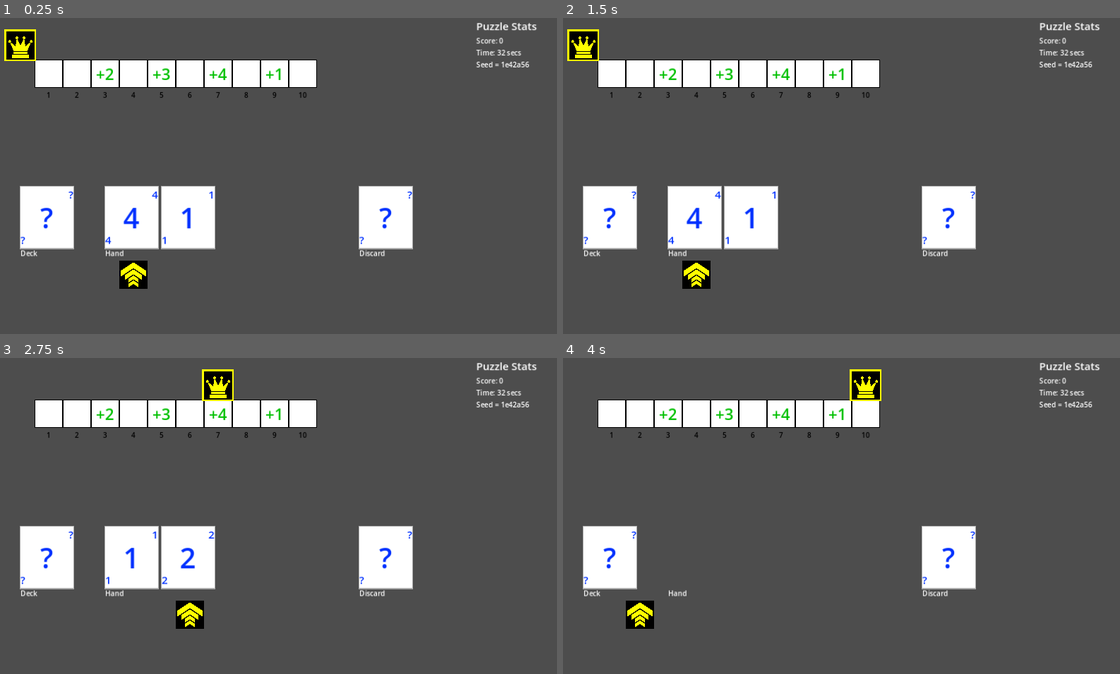
Above: before the commit, frames 1-4 (two rows, left to right).
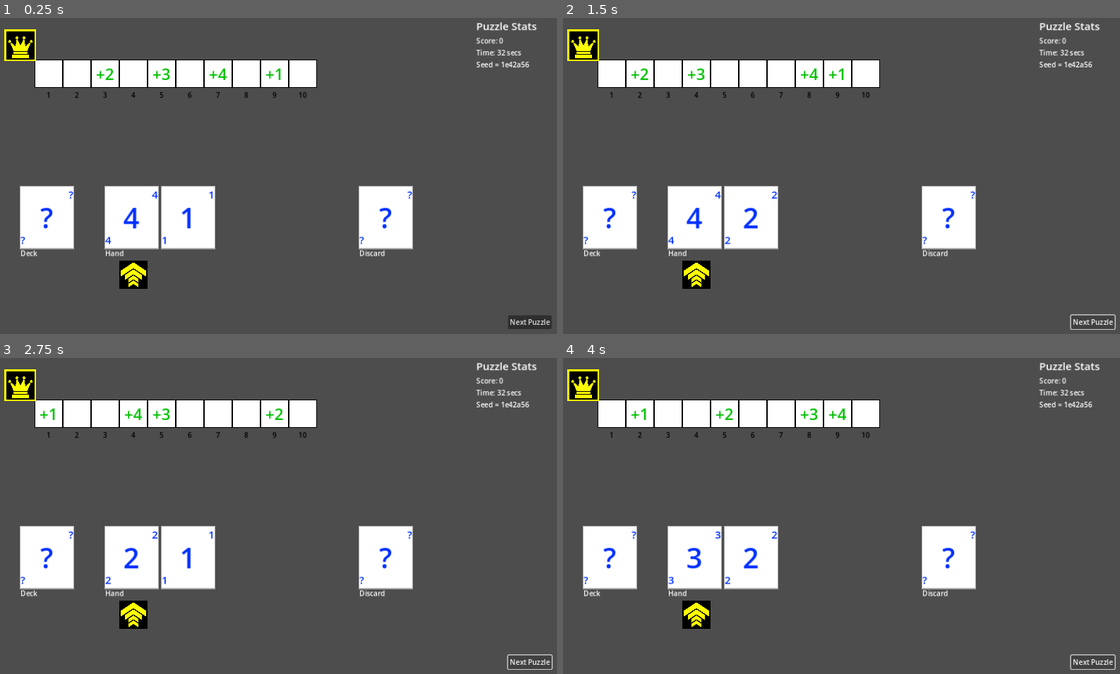
Above: after the commit, the same moments.

Repository: nathanleiby/trijam-250
Game: Godot game, scene res://gameplay/gameplay.tscn
Same seed, same stepped clock (60 frames per second), same inputs: the game is played once before the commit and once after it.
Inputs (mouse positions are in pixels of both pictures, inside the frame that each line leads up to):
- Up to frame 1 (0.25 s): no input
- Up to frame 2 (1.5 s): click (1092, 321) at 0.5 s, where only the run after the commit has a clickable "Next Puzzle"; click (1092, 321) at 1.25 s, where only the run after the commit has a clickable "Next Puzzle"
- Up to frame 3 (2.75 s): tap Enter at 2 s; hold Right (move_right) from 2.03 s (still down); tap Space (accept) at 2.1 s
- Up to frame 4 (4 s): tap Space (accept) at 2.75, 2.85, 3.5, 3.6 s; release Right (move_right) at 2.78 s; hold Left (move_left) 2.78-3.53 s; hold Right (move_right) from 3.53 s (still down)

The runs differ from the first frame. In frame 1, 0.3% of the frame differs, in the area x 91-99%, y 94-99%; in frame 2, 0.6%; in frame 3, 2.7%; in frame 4, 6.4%, in the area x 0-100%, y 3-99%.

Commit message:
'next puzzle' not working

Diff:
--- a/gameplay/gameplay.gd
+++ b/gameplay/gameplay.gd
@@ -18,9 +18,7 @@
 const DECK_SIZE = 4
 
 # game state
-var board: Array = []
 var deck: Array = []
-var hand: Array = []
 
 func get_hand_size() -> int:
 	return playerMatHandCards.get_child_count()
@@ -32,11 +30,11 @@
 
 func _process(_delta: float) -> void:
 	if Input.is_action_just_pressed("move_left"):
-		select_indicator_idx = clamp(select_indicator_idx - 1, 0, get_hand_size() - 1)
+		select_indicator_idx = clamp(select_indicator_idx - 1, 0, max(get_hand_size() - 1, 0))
 	if Input.is_action_just_pressed("move_right"):
-		select_indicator_idx = clamp(select_indicator_idx + 1, 0, get_hand_size() - 1)
+		select_indicator_idx = clamp(select_indicator_idx + 1, 0, max(get_hand_size() - 1, 0))
 	if Input.is_action_just_pressed("accept"):
-		var card_value = discard_card(select_indicator_idx)
+		var card_value = play_card(select_indicator_idx)
 		player_position += card_value
 		draw_card()
 
@@ -50,25 +48,15 @@
 	get_tree().paused = true
 
 
+func next_puzzle():
+	generate_board()
+	generate_deck()
+	generate_hand()
+	player_position = -1
+
 func _ready():
-	# generate _board
-	board = generate_board()
-	for i in range(board.size()):
-		var tile = tileScene.instantiate()
-		tile.position = Vector2(i * TILE_SIZE, 0)
-		tiles.add_child(tile)
-		tile.bonus_value = board[i]
-		tile.idx_value = i + 1
+	next_puzzle()
 
-	# generate player setup (deck, hand, ..)
-	generate_deck()
-	for i in range(HAND_SIZE):
-		draw_card()
-
-	# add cards to deck
-	# add cards to discard, later (maybe show a dotted line to start)
-
-	player_position = -1
 
 
 func generate_deck():
@@ -87,16 +75,18 @@
 	card.card_value = next_card_value
 	playerMatHandCards.add_child(card)
 
-	# relayout all cards in hand
+	_ui_relayout_cards_in_hand()
+
+func _ui_relayout_cards_in_hand():
 	var i = 0
 	for c in playerMatHandCards.get_children():
 		c.position = Vector2(i * 128, 0)
 		i += 1
 
 # returns the card_value of the discarded card
-func discard_card(idx: int) -> int:
-	# game state
-	# var cardNodes: Array[Node] = playerMatHandCards.get_children()
+func play_card(idx: int) -> int:
+	select_indicator_idx = 0
+
 	var cardsChildren = playerMatHandCards.get_children()
 	if cardsChildren.size() == 0:
 		return 0
@@ -106,6 +96,7 @@
 	playerMatHandCards.remove_child(card)
 	card.queue_free()
 
+	_ui_relayout_cards_in_hand()
 
 	# keep count of discarded cards
 	# playerMatDiscard.add_child(card)
@@ -113,6 +104,7 @@
 	return value
 
 func generate_board():
+	# phase (1): generate the underlying data for the board
 	var total_steps: int = 0
 	for i in range(1, DECK_SIZE + 1):
 		total_steps += i
@@ -130,10 +122,36 @@
 			pos = randi() % total_steps
 		_board[pos] = i
 
-	return _board
+	# phase (2): generate the Node representation of the board
+
+	# purge existing tiles in game board
+	for c in tiles.get_children():
+		tiles.remove_child(c)
+		c.queue_free()
+
+	for i in range(_board.size()):
+		var tile = tileScene.instantiate()
+		tile.position = Vector2(i * TILE_SIZE, 0)
+		tiles.add_child(tile)
+		tile.bonus_value = _board[i]
+		tile.idx_value = i + 1
+
+
+func generate_hand():
+	# remove existing cards
+	for c in playerMatHandCards.get_children():
+		playerMatHandCards.remove_child(c)
+		c.queue_free()
+
+	for i in range(HAND_SIZE):
+		draw_card()
 
 
 var player_position = 0:
 	set(value):
 		player_position = value
 		$Board/PlayerToken.position.x = value * TILE_SIZE
+
+
+func _on_next_puzzle_button_pressed() -> void:
+	next_puzzle()
--- a/gameplay/gameplay.tscn
+++ b/gameplay/gameplay.tscn
@@ -154,3 +154,12 @@
 [node name="PuzzleSeedLabel" type="Label" parent="GUI/Drawer/VBoxContainer2"]
 layout_mode = 2
 text = "Seed = 1e42a56"
+
+[node name="NextPuzzleButton" type="Button" parent="."]
+offset_left = 1169.0
+offset_top = 676.0
+offset_right = 1268.0
+offset_bottom = 707.0
+text = "Next Puzzle"
+
+[connection signal="pressed" from="NextPuzzleButton" to="." method="_on_next_puzzle_button_pressed"]
